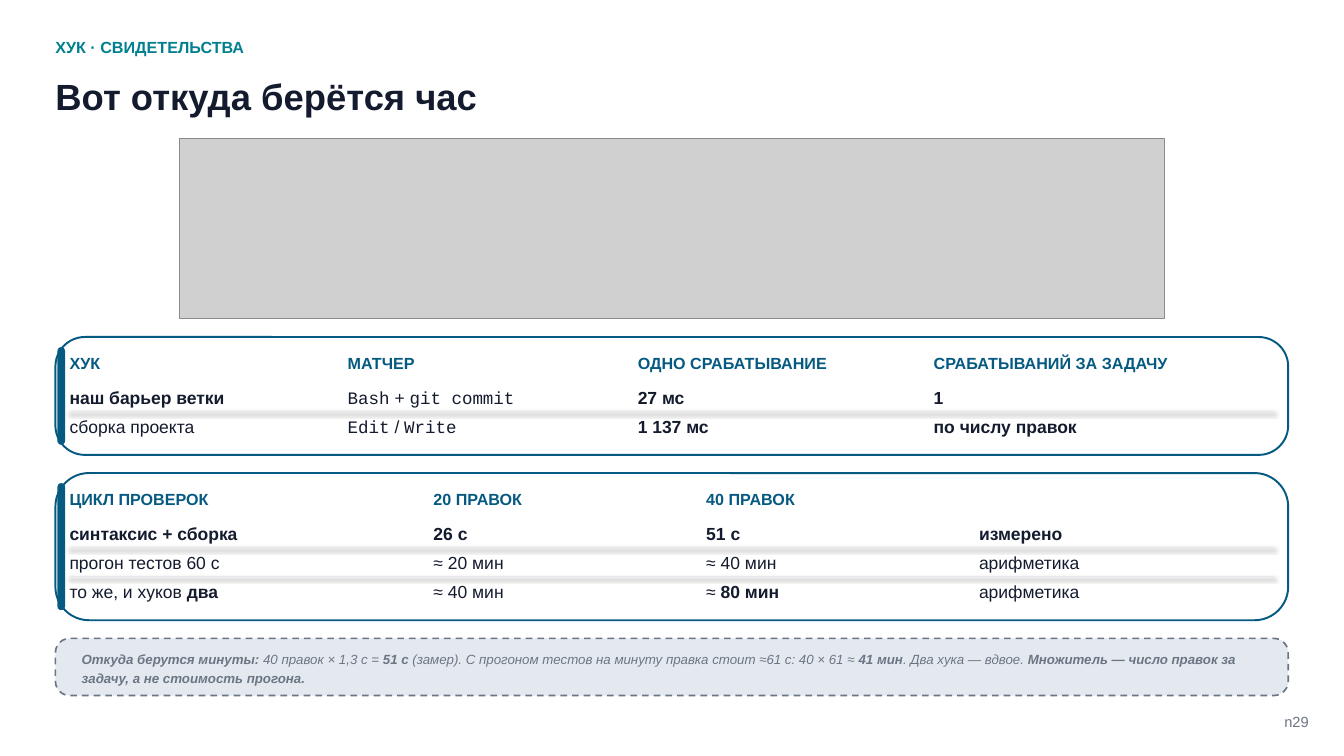
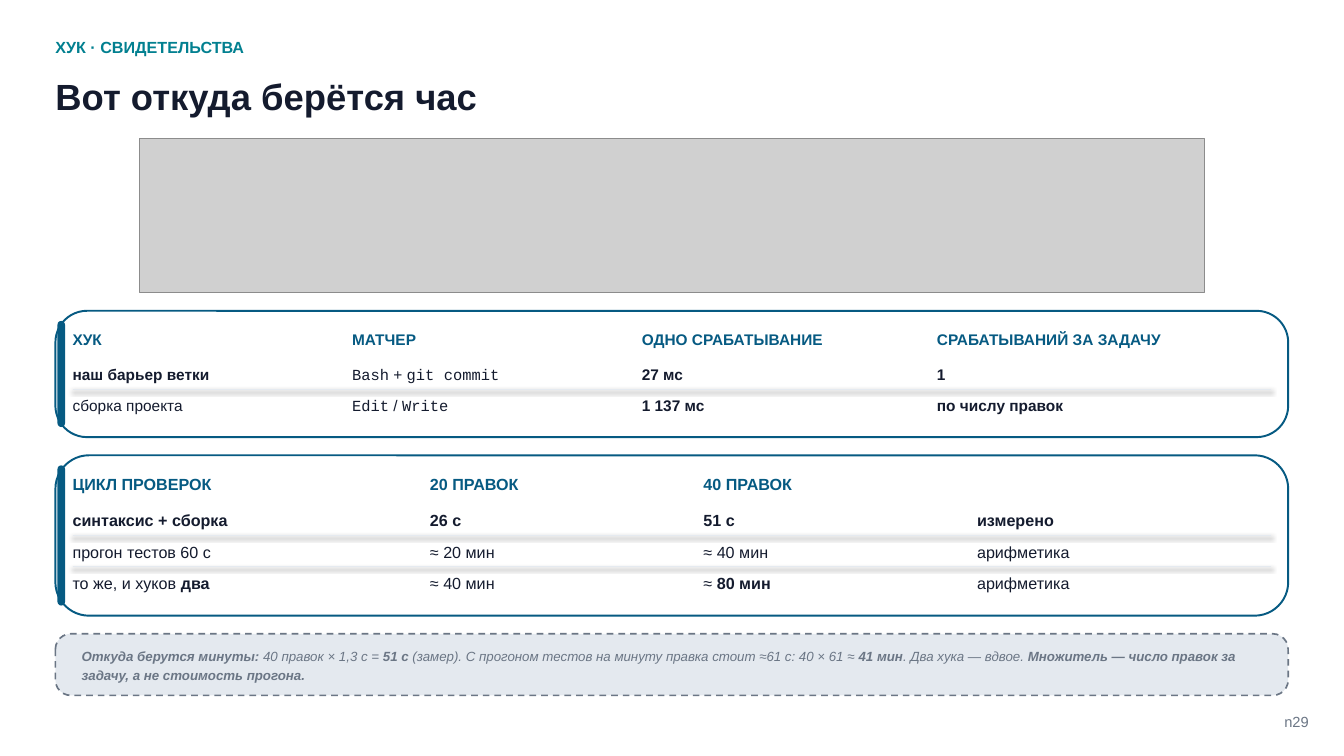
Before and after one commit to tellina-study/AI-usage-lessons, a slide deck: slide 29 of library/seminars/sem-05/rendered/sem-05-n.pptx. Drawn at 1344x756 pixels with LibreOffice and Linux fonts; fonts in the diff are those of the drawing; grey boxes stand for pictures. Boxes give left, top, right and bottom in pixels: in the first picture for what was removed or moved away, otherwise in the second. Text is boxed around its words. In the diff, an @@ line names an element or a change of style, - is before the commit and + after.

```diff
--- a/library/seminars/sem-05/rendered/sem-05-n.pptx
+++ b/library/seminars/sem-05/rendered/sem-05-n.pptx
@@ picture: place and size @@
-picture at [179, 138, 1165, 319]
+picture at [139, 138, 1204, 292]
@@ rounded rectangle: place and size @@
-rounded rectangle at [55, 337, 1289, 455]
+rounded rectangle at [55, 311, 1289, 437]
@@ rounded rectangle: place and size @@
-rounded rectangle at [57, 347, 65, 445]
+rounded rectangle at [57, 321, 65, 426]
@@ size 11.5 to 11 pt in 4 elements at [642, 334, 823, 348], [352, 334, 416, 345], [73, 334, 102, 345], [937, 332, 1161, 348] @@
@@ text "СРАБАТЫВАНИЙ ЗА ЗАДАЧУ": place and size @@
-text "СРАБАТЫВАНИЙ ЗА ЗАДАЧУ" at [934, 356, 1168, 373]
+text "СРАБАТЫВАНИЙ ЗА ЗАДАЧУ" at [937, 332, 1161, 348]
@@ 6 texts: place and size @@
-6 texts at [70, 357, 827, 408]
+6 texts at [73, 334, 823, 384]
@@ size 12.5 to 11 pt; line spacing 1.04 to 1.09 in 8 elements at [642, 400, 705, 411], [352, 400, 448, 411], [73, 399, 182, 414], [937, 402, 1063, 415], [642, 369, 683, 380], [352, 369, 500, 383], [73, 368, 209, 384], [937, 369, 946, 380] @@
@@ text "1": place and size @@
-text "1" at [934, 392, 944, 404]
+text "1" at [937, 369, 946, 380]
@@ 3 texts: place and size @@
-3 texts at [70, 420, 708, 437]
+3 texts at [73, 399, 705, 414]
@@ line moved from (70, 411) - (1274, 411) to (73, 389) - (1271, 389) @@
@@ text "по числу правок": place and size @@
-text "по числу правок" at [934, 423, 1077, 437]
+text "по числу правок" at [937, 402, 1063, 415]
@@ rounded rectangle: place and size @@
-rounded rectangle at [55, 473, 1289, 620]
+rounded rectangle at [55, 456, 1289, 616]
@@ rounded rectangle at [55, 456, 1289, 616]: proportions changed @@
@@ rounded rectangle: place and size @@
-rounded rectangle at [57, 483, 65, 610]
+rounded rectangle at [57, 466, 65, 606]
@@ text "ЦИКЛ ПРОВЕРОК": place and size @@
-text "ЦИКЛ ПРОВЕРОК" at [70, 493, 209, 509]
+text "ЦИКЛ ПРОВЕРОК" at [73, 478, 212, 494]
@@ size 12.5 to 11.5 pt; line spacing 1.04 to 1.09 in 12 elements at [443, 577, 495, 589], [717, 578, 771, 589], [977, 577, 1069, 593], [73, 580, 210, 593], [443, 546, 495, 558], [717, 546, 768, 558], [977, 546, 1069, 562], [73, 546, 211, 562], [430, 514, 461, 526], [703, 515, 735, 526], [977, 517, 1054, 530], [73, 514, 227, 530] @@
@@ text "синтаксис + сборка": place and size @@
-text "синтаксис + сборка" at [70, 527, 237, 544]
+text "синтаксис + сборка" at [73, 514, 227, 530]
@@ 4 texts: place and size @@
-4 texts at [433, 493, 795, 540]
+4 texts at [430, 478, 792, 526]
@@ text "измерено": place and size @@
-text "измерено" at [979, 530, 1062, 544]
+text "измерено" at [977, 517, 1054, 530]
@@ text "прогон тестов 60 с": place and size @@
-text "прогон тестов 60 с" at [70, 556, 220, 573]
+text "прогон тестов 60 с" at [73, 546, 211, 562]
@@ line moved from (70, 547) - (1274, 547) to (73, 535) - (1271, 535) @@
@@ 4 texts: place and size @@
-4 texts at [448, 556, 779, 598]
+4 texts at [443, 546, 771, 589]
@@ text "арифметика": place and size @@
-text "арифметика" at [979, 556, 1079, 573]
+text "арифметика" at [977, 546, 1069, 562]
@@ text "то же, и хуков два": place and size @@
-text "то же, и хуков два" at [70, 588, 218, 602]
+text "то же, и хуков два" at [73, 580, 210, 593]
@@ line moved from (70, 577) - (1274, 577) to (73, 567) - (1271, 567) @@
@@ text "арифметика": place and size @@
-text "арифметика" at [979, 585, 1079, 602]
+text "арифметика" at [977, 577, 1069, 593]
@@ rounded rectangle: place and size @@
-rounded rectangle at [55, 638, 1289, 696]
+rounded rectangle at [55, 634, 1289, 696]
```
Also in this commit, not shown: 11 other slides changed, 2 slides added, 2 slides removed, 23 other files.
